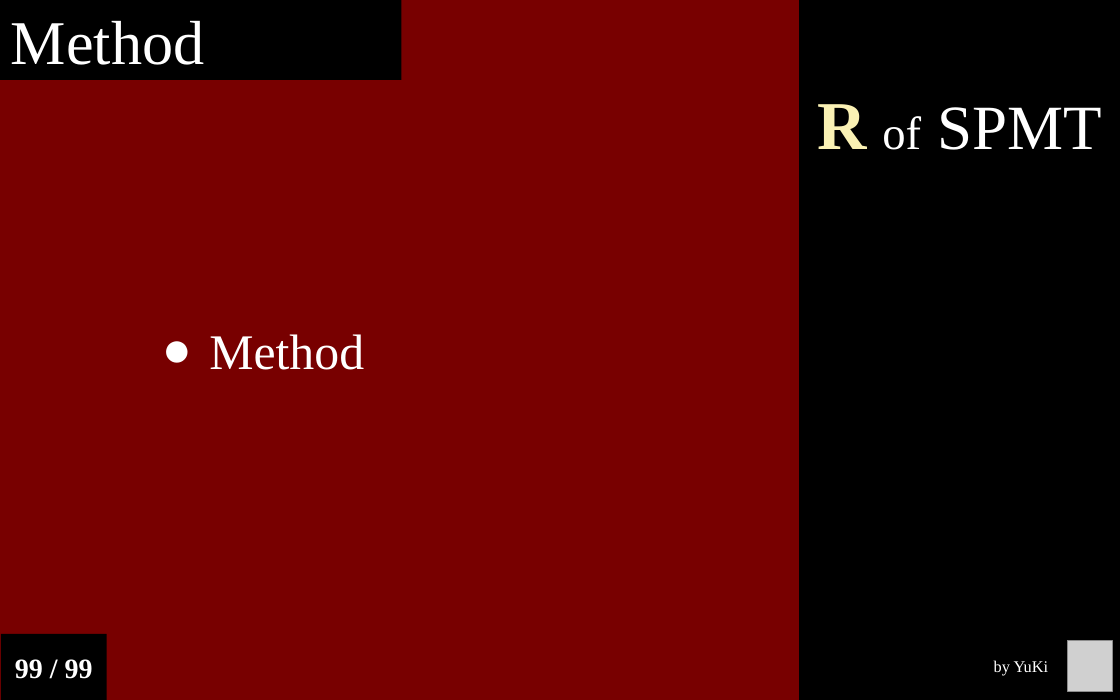
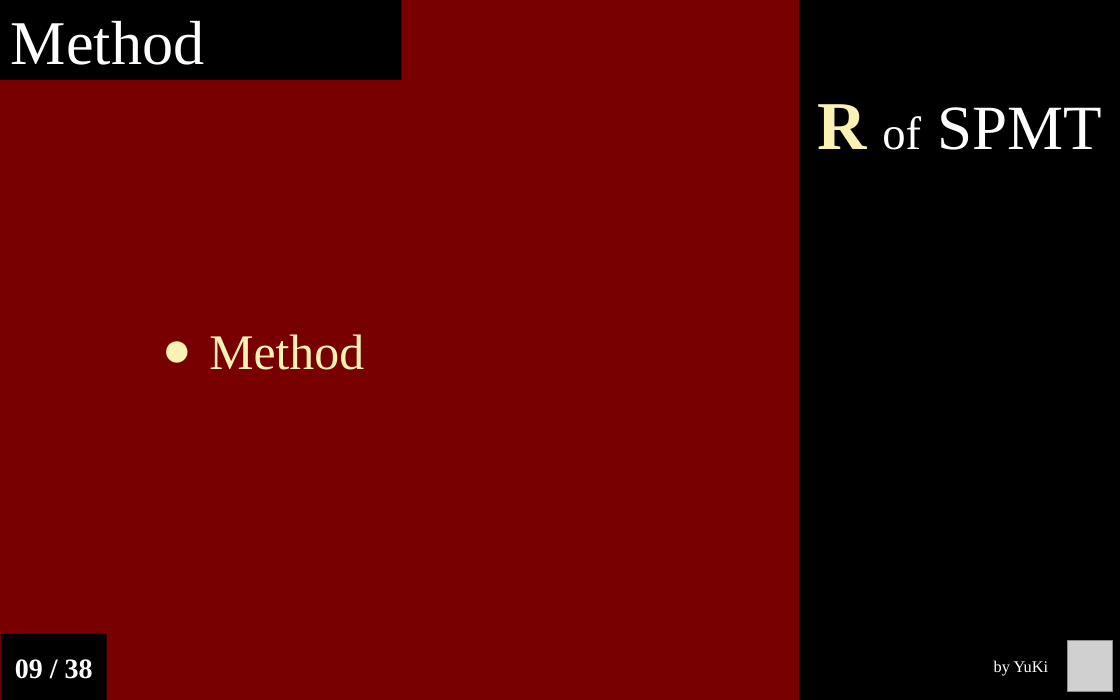
Before and after one commit to Chuan-Peng-Lab/ReliabilitySPE, a slide deck: slide 9 of 6_Reports/6_2_Phase_2/End_Semester_Report.pptx. Drawn at 1120x700 pixels with LibreOffice and Linux fonts; fonts in the diff are those of the drawing; grey boxes stand for pictures. Boxes give left, top, right and bottom in pixels: in the first picture for what was removed or moved away, otherwise in the second. Text is boxed around its words. In the diff, an @@ line names an element or a change of style, - is before the commit and + after.

```diff
--- a/6_Reports/6_2_Phase_2/End_Semester_Report.pptx
+++ b/6_Reports/6_2_Phase_2/End_Semester_Report.pptx
@@ text "Method" at box(209, 334, 364, 370): text colour #FFFFFF to #FAF1B4 @@
@@ text in rectangle at box(15, 659, 93, 679): text changed @@
-99 / 99
+09 / 38
```
Also in this commit, not shown: 35 other slides changed, 2 slides added.
